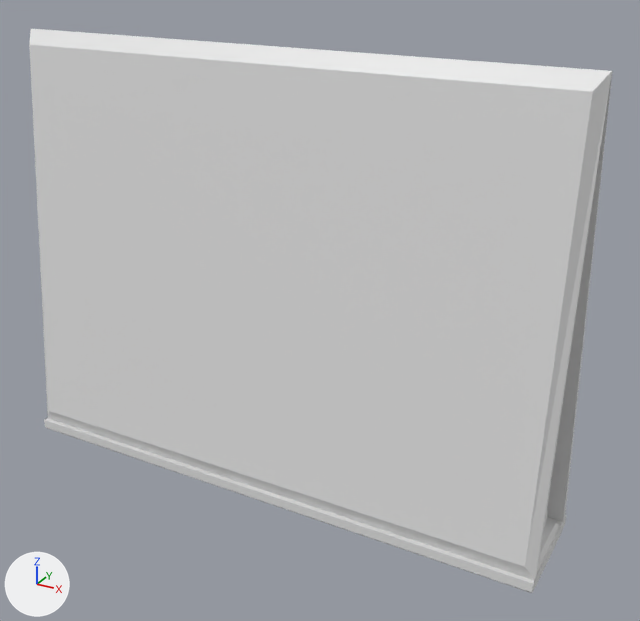
What one commit did to the Blender file Assets/chris/Blender/Binder.blend.
The view is the same before and after, from a 50 mm camera at (0.967, -1.568, 1.228) aimed at (0.093, 0.021, 0.433). Every picture has the same lights, and +X, +Y and +Z are marked at lower left.
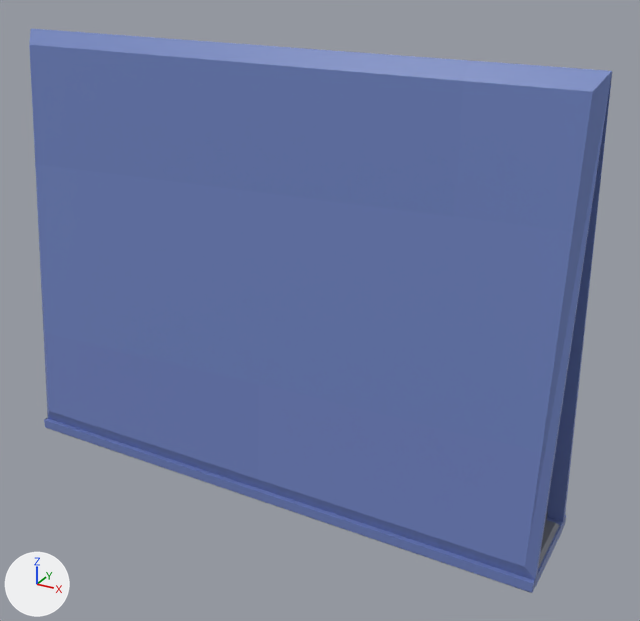
Where the change shows, as pixel boxes [x1, y1, x2, y2] in the pictures (640 x 621 px):
'Cube', surface changed (grey to blue): [29, 29, 612, 593] in both

Edits to the bpy script that builds the scene:
```text
Add img_bindertext1_jpg:
    img_bindertext1_jpg = load_image('BinderText1.jpg', '../Textures/BinderText1.jpg', 165, 165, 'sRGB')
Change mat_material:
    remove mat_material.base_color = (0.8, 0.8, 0.8)  # white #e7e7e7
    add mat_material.texture = img_bindertext1_jpg
Change me_cube:
    where me_cube.from_pydata(...)  # 258 vertices, 243 faces; spans x -1.0..1.0, y -0.15..0.15, z -0.01..1.0
    used by ob_cube; location = (0.0, 0.0, 0.0); scale = (0.662, 0.845, 1.0)
    me_cube part 1: texture (UV) coordinates of 243 of 243 faces, centred in x -1.0..1.0, y -0.15..0.15, z -0.01..1.0, changed; they spanned u 0.0..1.0, v 0.0..1.0 and now span u 0.32..0.76, v 0.87..0.93
```
